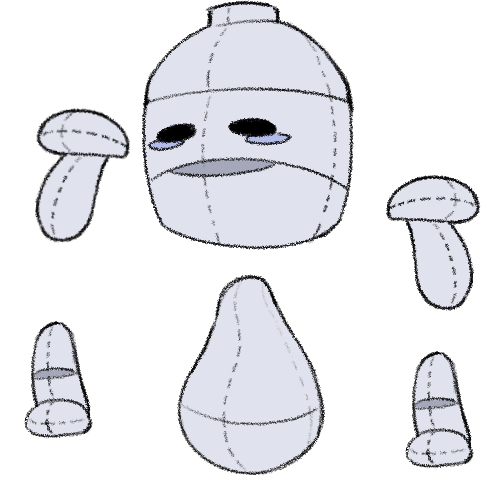
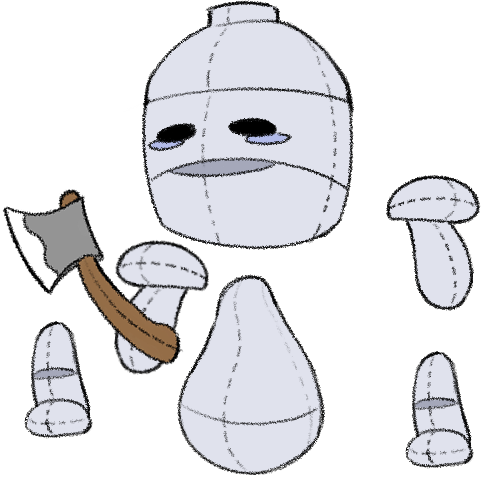
Two versions of the same layered image (500 x 500). Layer-by-layer changes:
painted on "TinMan_Larm" over bbox(2, 107, 209, 375)
